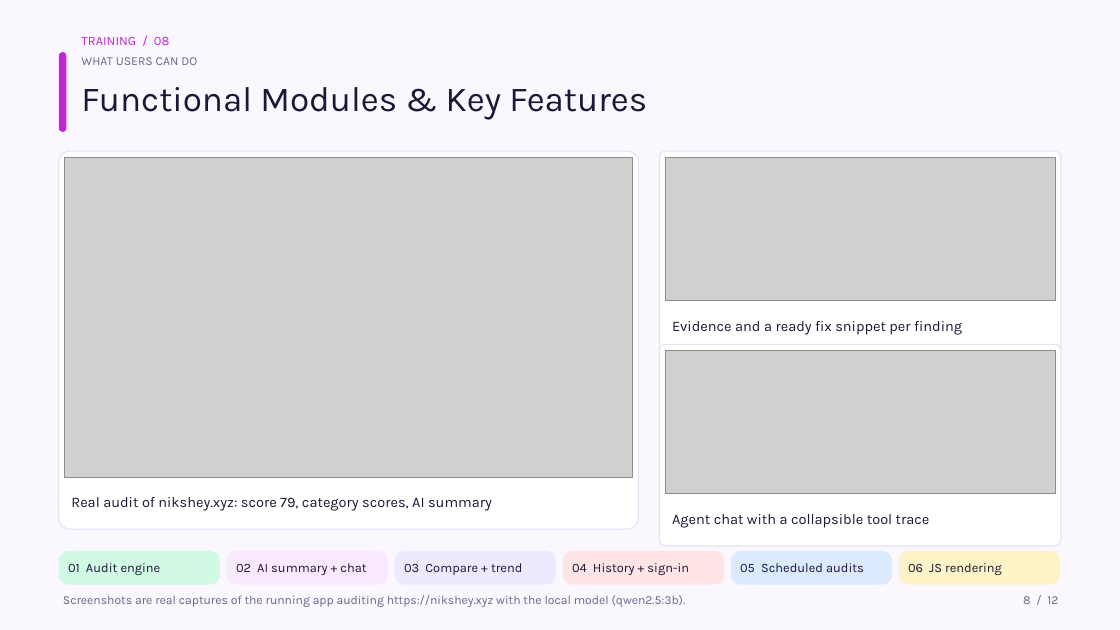
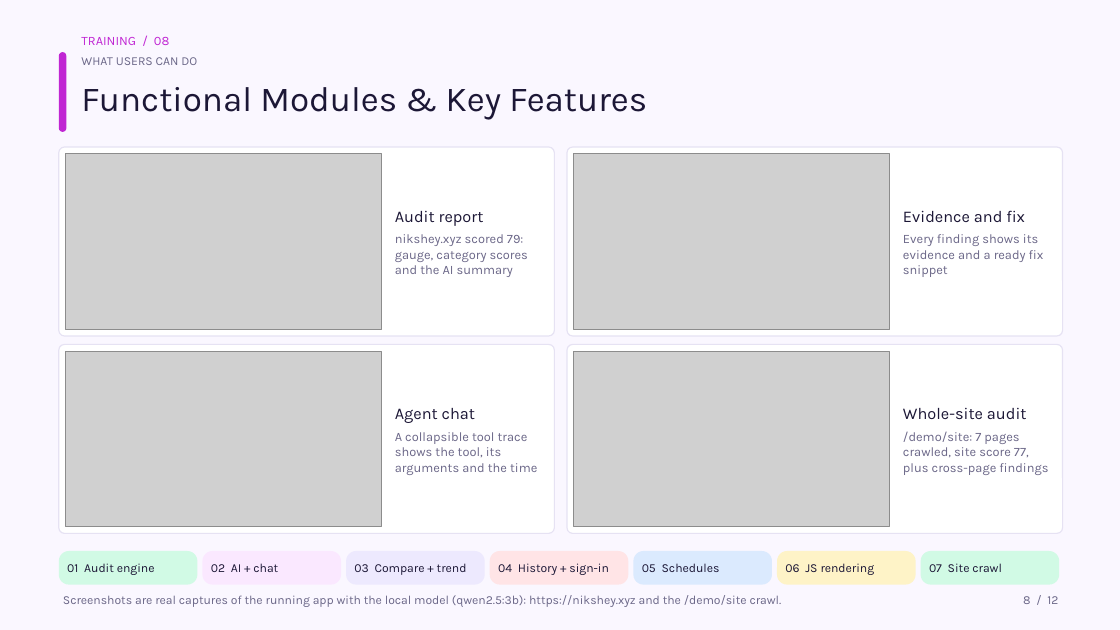
Before and after one commit to NiksheyYadav/AuditPilot, a slide deck: slide 8 of AuditPilot_IT2_Presentation.pptx. Drawn at 1120x630 pixels with LibreOffice and Linux fonts; fonts in the diff are those of the drawing; grey boxes stand for pictures. Boxes give left, top, right and bottom in pixels: in the first picture for what was removed or moved away, otherwise in the second. Text is boxed around its words. In the diff, an @@ line names an element or a change of style, - is before the commit and + after.

```diff
--- a/AuditPilot_IT2_Presentation.pptx
+++ b/AuditPilot_IT2_Presentation.pptx
@@ rounded rectangle: place and size @@
-rounded rectangle at <box>59,151,639,529</box>
+rounded rectangle at <box>59,147,555,336</box>
@@ rounded rectangle: place and size @@
-rounded rectangle at <box>660,151,1061,353</box>
+rounded rectangle at <box>567,147,1063,336</box>
@@ picture: place and size @@
-picture at <box>65,157,633,477</box>
+picture at <box>66,154,381,329</box>
@@ picture: place and size @@
-picture at <box>665,157,1055,301</box>
+picture at <box>574,154,890,329</box>
@@ text at <box>395,211,528,277</box>: text changed; size 12.5 to 11 pt; text colour #1C1736 to #6B6788 @@
-Real audit of nikshey.xyz: score 79, category scores, AI summary
+Audit report
+nikshey.xyz scored 79: gauge, category scores and the AI summary
@@ text at <box>903,210,1044,277</box>: text changed; size 12.5 to 11 pt; text colour #1C1736 to #6B6788 @@
-Evidence and a ready fix snippet per finding
+Evidence and fix
+Every finding shows its evidence and a ready fix snippet
@@ rounded rectangle: place and size @@
-rounded rectangle at <box>660,344,1061,546</box>
+rounded rectangle at <box>59,344,555,534</box>
@@ picture added at <box>66,351,381,527</box> @@
@@ rounded rectangle added at <box>567,344,1063,534</box>, fill #FFFFFF, outline #E6E2F3 1 pt @@
@@ picture added at <box>574,351,890,527</box> @@
@@ picture removed at <box>665,350,1055,494</box> @@
@@ text at <box>395,408,537,475</box>: text changed; size 12.5 to 11 pt; text colour #1C1736 to #6B6788 @@
-Agent chat with a collapsible tool trace
+Agent chat
+A collapsible tool trace shows the tool, its arguments and the time
@@ text added at <box>903,408,1048,475</box>, 11 pt, text #6B6788 @@
+Whole-site audit
+/demo/site: 7 pages crawled, site score 77, plus cross-page findings
@@ rounded rectangle: place and size @@
-rounded rectangle at <box>59,551,220,585</box>
+rounded rectangle at <box>59,551,197,585</box>
@@ rounded rectangle: place and size @@
-rounded rectangle at <box>227,551,388,585</box>
+rounded rectangle at <box>202,551,341,585</box>
@@ text at <box>211,563,278,572</box>: text changed; size 11 to 10.5 pt @@
-02 AI summary + chat
+02 AI + chat
@@ rounded rectangle: place and size @@
-rounded rectangle at <box>395,551,556,585</box>
+rounded rectangle at <box>346,551,485,585</box>
@@ text "03 Compare + trend": place and size @@
-text "03 Compare + trend" at <box>404,563,522,575</box>
+text "03 Compare + trend" at <box>354,563,467,575</box>
@@ rounded rectangle: place and size @@
-rounded rectangle at <box>563,551,724,585</box>
+rounded rectangle at <box>490,551,628,585</box>
@@ text "04 History + sign-in": place and size @@
-text "04 History + sign-in" at <box>572,563,689,575</box>
+text "04 History + sign-in" at <box>498,563,608,575</box>
@@ rounded rectangle: place and size @@
-rounded rectangle at <box>731,551,892,585</box>
+rounded rectangle at <box>634,551,772,585</box>
@@ text at <box>642,563,720,572</box>: text changed; size 11 to 10.5 pt @@
-05 Scheduled audits
+05 Schedules
@@ rounded rectangle: place and size @@
-rounded rectangle at <box>899,551,1060,585</box>
+rounded rectangle at <box>777,551,916,585</box>
@@ size 11 to 10.5 pt in 4 elements at <box>67,563,155,575</box>, <box>354,563,467,575</box>, <box>498,563,608,575</box>, <box>785,563,875,575</box> @@
@@ text "06 JS rendering": place and size @@
-text "06 JS rendering" at <box>908,563,1002,575</box>
+text "06 JS rendering" at <box>785,563,875,575</box>
@@ rounded rectangle added at <box>921,551,1060,585</box>, fill #D1FAE5 @@
@@ text added at <box>929,563,1002,572</box>, 10.5 pt, text #1C1736 @@
+07 Site crawl
@@ text at <box>63,595,782,607</box>: text changed @@
-Screenshots are real captures of the running app auditing https://nikshey.xyz with the local model (qwen2.5:3b).
+Screenshots are real captures of the running app with the local model (qwen2.5:3b): https://nikshey.xyz and the /demo/site crawl.
```
Also in this commit, not shown: 4 other slides changed, 8 other files.
